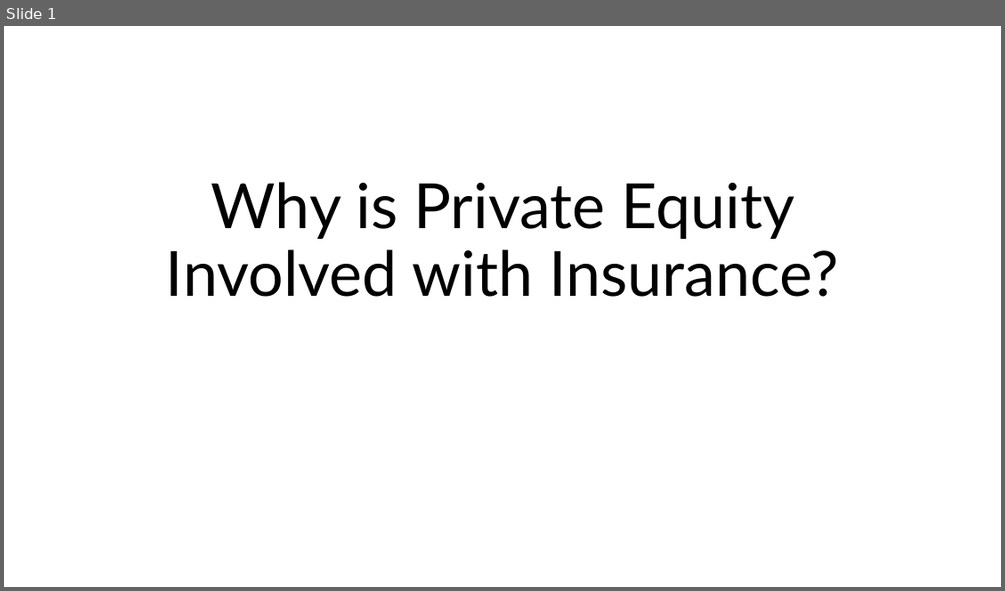
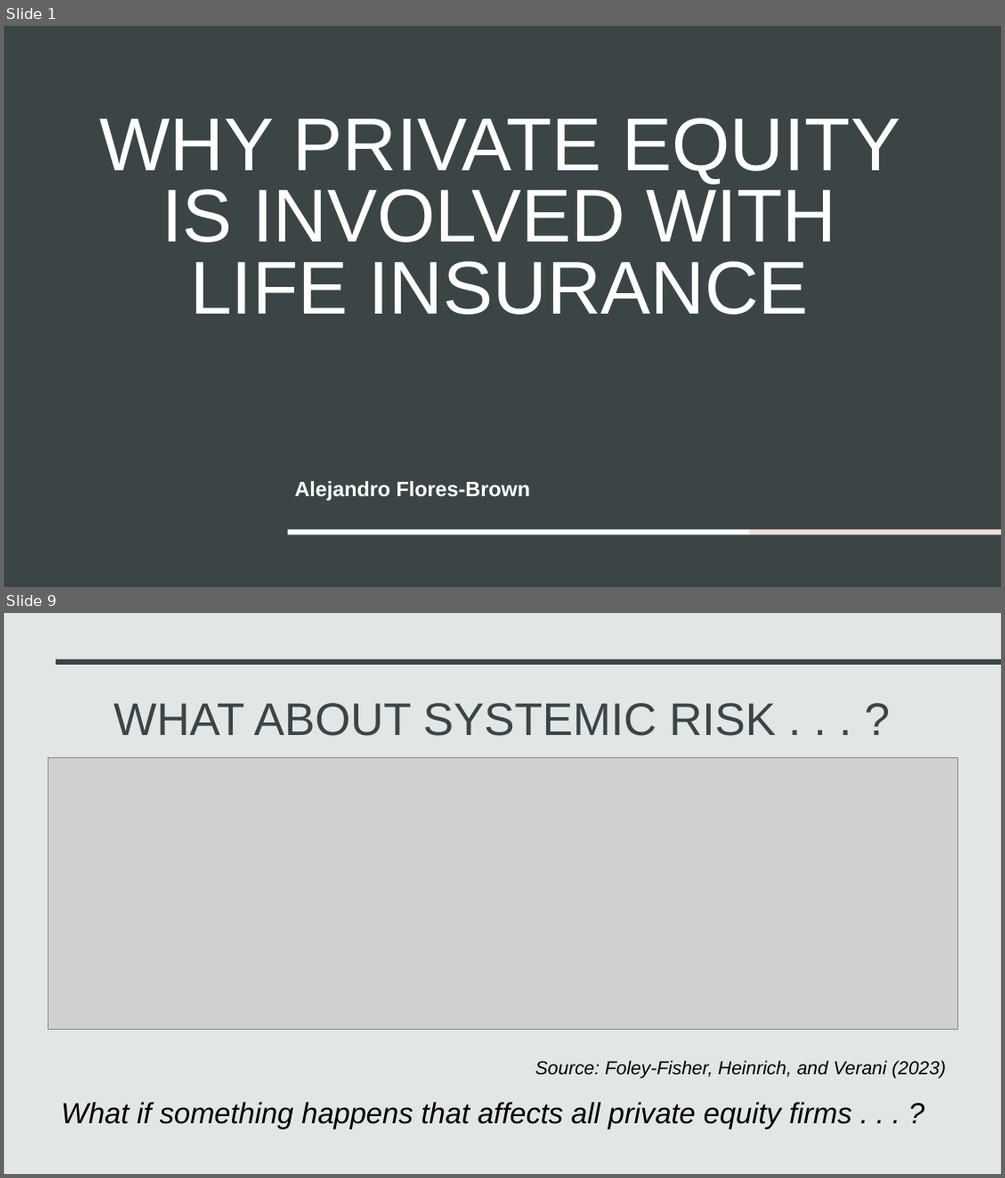
Before and after one commit to AFB-TUV/Fall-2026, a slide deck: Actuarial Corporate Finance/Why is Private Equity Involved with Insurance.pptx. Shown one above the other, each under a label of ours: slide 1 before the commit, slides 1 and 9 after it; the slides between them are not shown. The pictures are 1005x591 and 1005x1178 pixels, drawn with LibreOffice and Linux fonts; fonts in the diff are those of the drawing; grey boxes stand for pictures. Boxes give left, top, right and bottom in pixels: in the first picture for what was removed or moved away, otherwise in the second. Text is boxed around its words. In the diff, an @@ line names an element or a change of style, - is before the commit and + after.

```diff
--- a/Actuarial Corporate Finance/Why is Private Equity Involved with Insurance.pptx
+++ b/Actuarial Corporate Finance/Why is Private Equity Involved with Insurance.pptx
@@ slide 9 added at (4, 613, 1001, 1174), background #E2E6E7 @@
@@ rectangle added at (56, 659, 1001, 665), fill #3B4546 @@
@@ title added at (113, 703, 776, 736), 44 pt, text #3B4546 @@
+WHAT ABOUT SYSTEMIC RISK . . . ?
@@ picture added at (48, 757, 957, 1030) @@
@@ text added at (535, 1060, 946, 1078), 18 pt, text #000000, italic @@
+Source: Foley-Fisher, Heinrich, and Verani (2023)
@@ text added at (61, 1102, 852, 1128), 28 pt, text #000000, italic @@
+What if something happens that affects all private equity firms . . . ?
@@ slide 1 changed as well @@
@@ background #FFFFFF to #3B4546 @@
@@ title "WHY PRIVATE EQUITY IS INVOLVED ..." at (99, 118, 900, 314): vertical alignment bottom to top @@
@@ title at (99, 118, 900, 314): text changed; size 60 to 72 pt; font Lato to Arial; text colour #000000 to #FFFFFF @@
-Why is Private Equity Involved with Insurance?
+WHY PRIVATE EQUITY IS INVOLVED WITH
+LIFE INSURANCE
@@ subtitle added at (295, 481, 531, 500), 20 pt, text #FFFFFF, bold @@
+Alejandro Flores-Brown
@@ rectangle added at (287, 529, 749, 534), fill #FFFFFF @@
@@ rectangle added at (749, 529, 1001, 534), fill #F1DFD8 @@
```
Also in this commit, not shown: 6 other slides changed, 1 other slide added, 6 other files.
